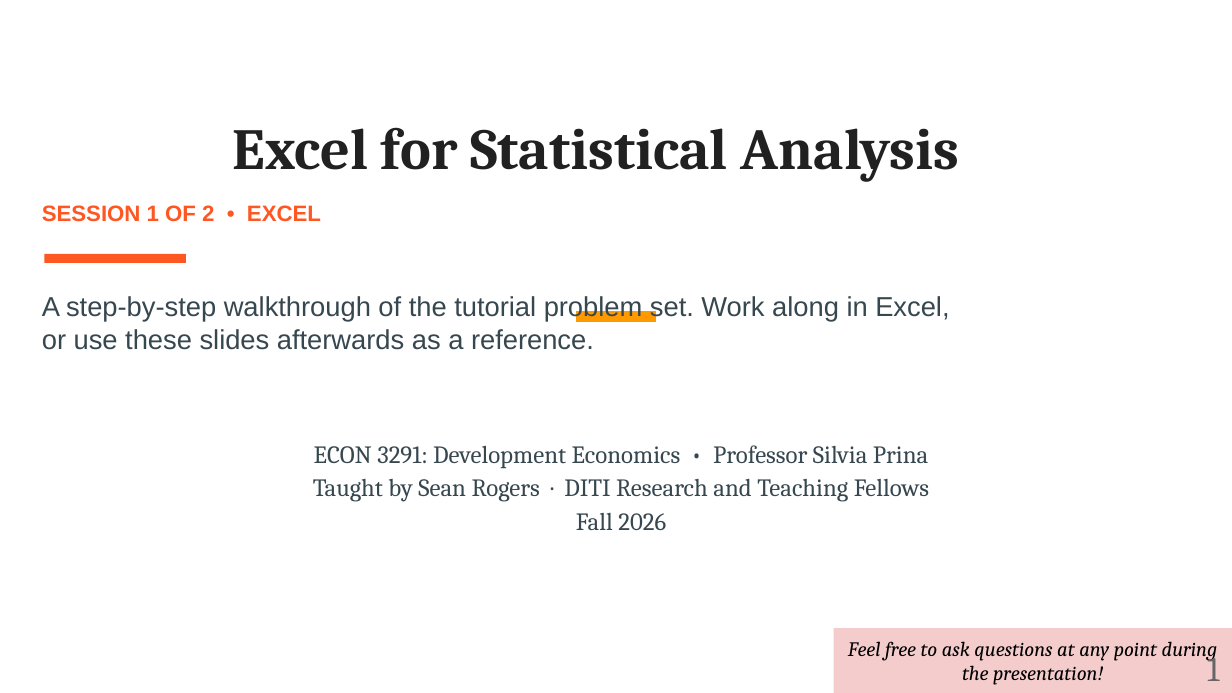
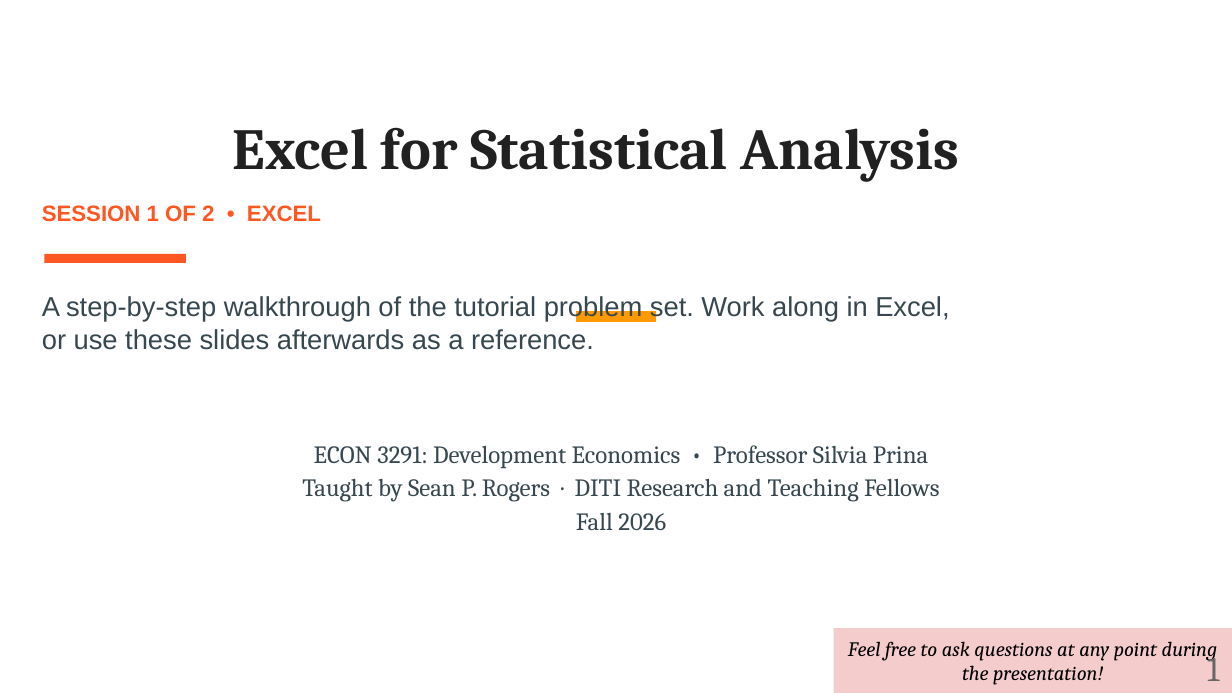
Before and after one commit to NULabNortheastern/digitalassignmentshowcase, a slide deck: slide 1 of coding_quantitative/fa26-prina-econ3291-excel_r/FA26-Prina-ECON3291-Excel-Walkthrough.pptx. Drawn at 1232x693 pixels with LibreOffice and Linux fonts; fonts in the diff are those of the drawing; background and template pictures are left out. Boxes give left, top, right and bottom in pixels: in the first picture for what was removed or moved away, otherwise in the second. Text is boxed around its words. In the diff, an @@ line names an element or a change of style, - is before the commit and + after.

```diff
--- a/coding_quantitative/fa26-prina-econ3291-excel_r/FA26-Prina-ECON3291-Excel-Walkthrough.pptx
+++ b/coding_quantitative/fa26-prina-econ3291-excel_r/FA26-Prina-ECON3291-Excel-Walkthrough.pptx
@@ subtitle at [302,478,939,502]: text changed @@
-Taught by Sean Rogers · DITI Research and Teaching Fellows
+Taught by Sean P. Rogers · DITI Research and Teaching Fellows
```
Also in this commit, not shown: 1 other slide changed, 5 other files.
